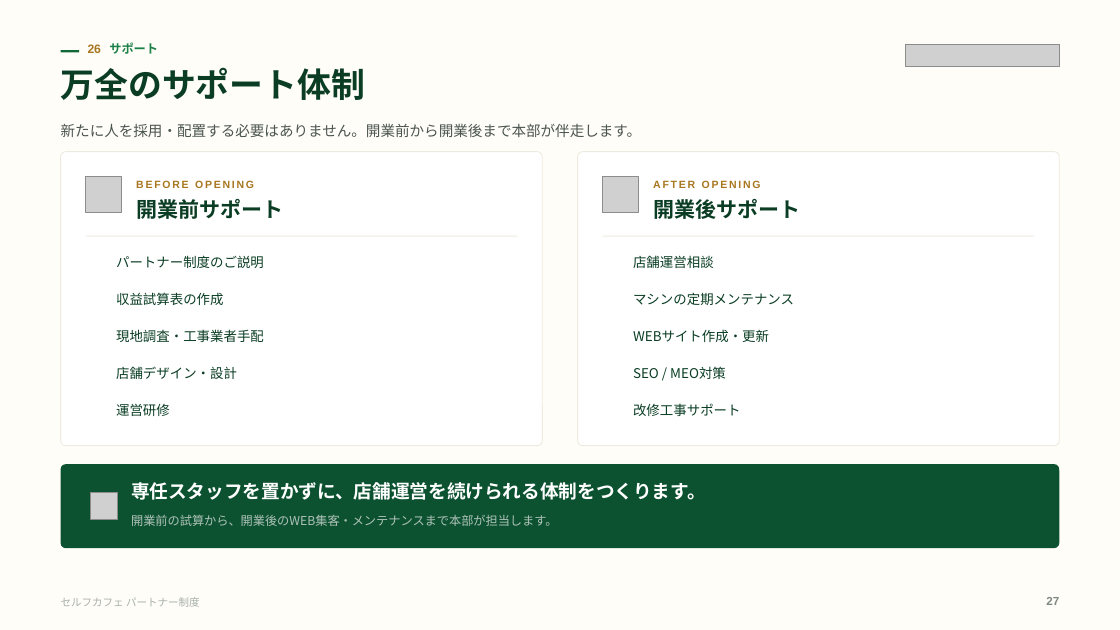
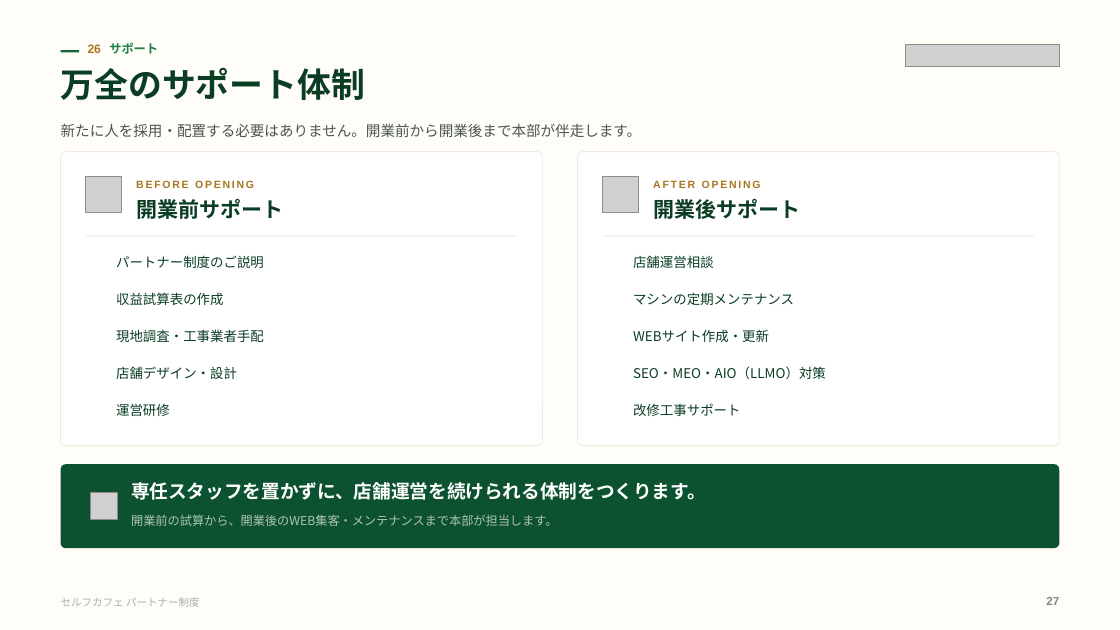
Before and after one commit to a5408071-cmd/suzuki-ceo, a slide deck: slide 27 of selfcafe-partner-deck/selfcafe-partner-deck.pptx. Drawn at 1120x630 pixels with LibreOffice and Linux fonts; fonts in the diff are those of the drawing; grey boxes stand for pictures; background and template pictures are left out. Boxes give left, top, right and bottom in pixels: in the first picture for what was removed or moved away, otherwise in the second. Text is boxed around its words. In the diff, an @@ line names an element or a change of style, - is before the commit and + after.

```diff
--- a/selfcafe-partner-deck/selfcafe-partner-deck.pptx
+++ b/selfcafe-partner-deck/selfcafe-partner-deck.pptx
@@ text at box(633, 366, 826, 379): text changed @@
-SEO / MEO対策
+SEO・MEO・AIO（LLMO）対策
```
Also in this commit, not shown: 7 other slides changed, 7 other files.
